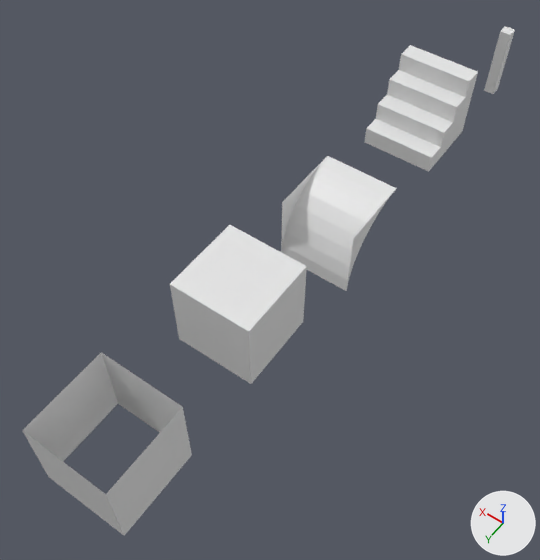
Renders of the glTF model public/Arch.glb from each side of a commit.
The view is the same before and after, from a camera (50 mm lens) standing at (-2.53, 6.19, 7.01) and looking at (0.71, 1.66, -0.12). The lights are fixed; the arrows at lower right show +X, +Y and +Z. Where no turn or scale is listed for an object, it has been applied to the vertices.

The first picture shows 'Arch', 'Edge', 'Poles', 'Stairs', 'Tube'.
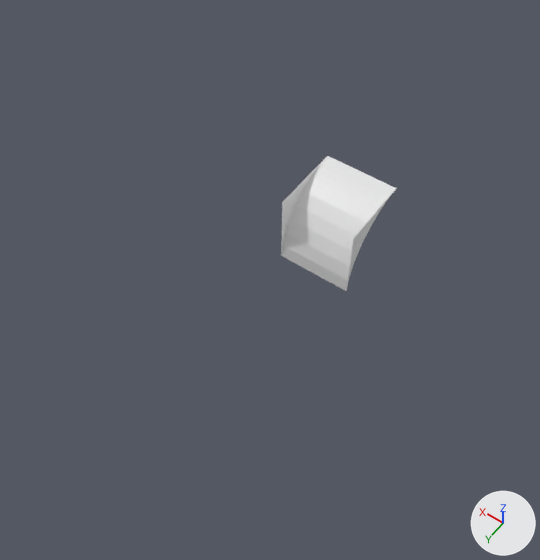
The newer file is also turned or shifted as a whole; pictures and numbers use the older file's frame.

Pixel boxes (x1, y1, x2, y2) of what changed, in the pictures (540 x 560 px):
```json
{"object": "Edge", "change": "deleted", "before": [170, 225, 307, 384]}
{"object": "Tube", "change": "deleted", "before": [22, 352, 192, 536]}
{"object": "Stairs", "change": "deleted", "before": [365, 45, 478, 172]}
{"object": "Poles", "change": "deleted", "before": [484, 26, 515, 94]}
```

Edits to the scene script, one JSON object a line:
```json
{"op": "remove", "block": "ob_edge", "code": ["ob_edge = bpy.data.objects.new('Edge', me_cube_087)", "ob_edge.location = (0.5, 2.5, 0.5)"]}
{"op": "remove", "block": "ob_stairs", "code": ["ob_stairs = bpy.data.objects.new('Stairs', me_cube_082)", "ob_stairs.location = (0.5, -1.5, 0.5)"]}
{"op": "remove", "block": "ob_poles", "code": ["ob_poles = bpy.data.objects.new('Poles', me_cube_084)", "ob_poles.location = (0.5, -3.5, 0.5)"]}
{"op": "remove", "block": "ob_tube", "code": ["ob_tube = bpy.data.objects.new('Tube', me_cube_088)", "ob_tube.location = (0.5, 4.5, 0.5)"]}
```
